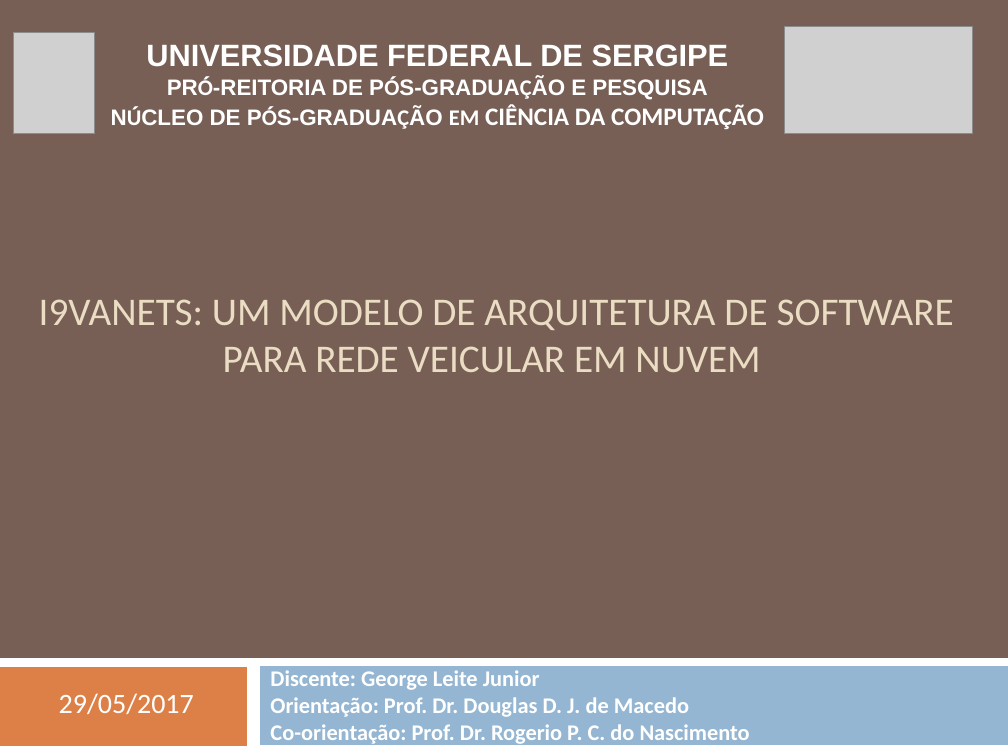
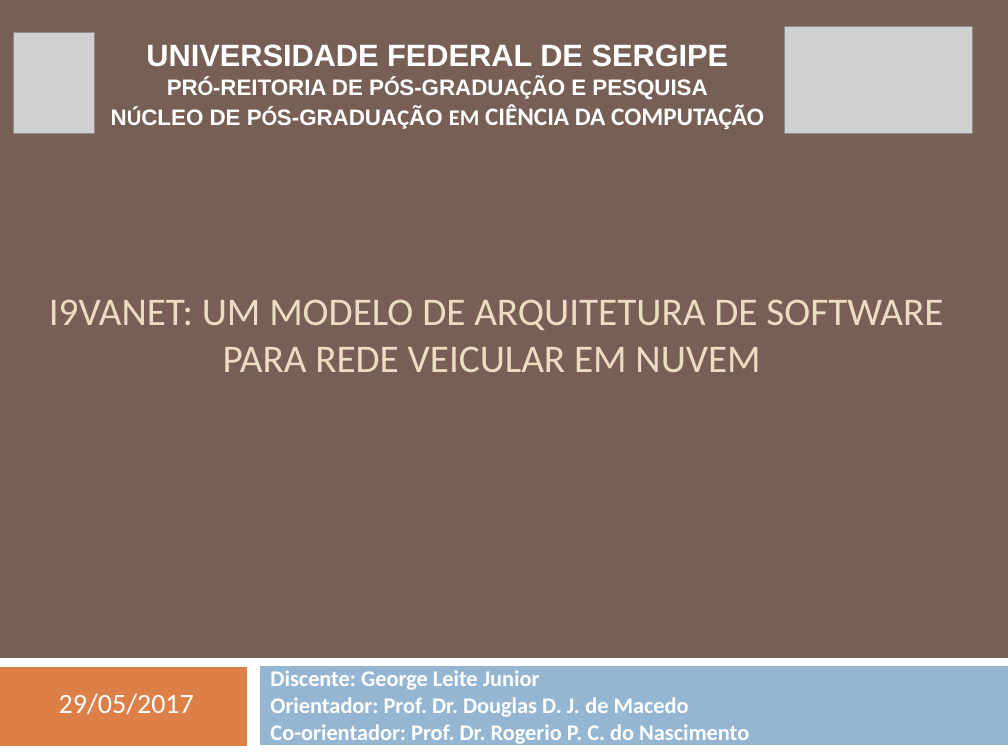
Before and after one commit to geoleite/Mestrado, a slide deck: slide 1 of Apresentacao/ApresentaçãoV1.pptx. Drawn at 1008x756 pixels with LibreOffice and Linux fonts; fonts in the diff are those of the drawing; grey boxes stand for pictures. Boxes give left, top, right and bottom in pixels: in the first picture for what was removed or moved away, otherwise in the second. Text is boxed around its words. In the diff, an @@ line names an element or a change of style, - is before the commit and + after.

```diff
--- a/Apresentacao/ApresentaçãoV1.pptx
+++ b/Apresentacao/ApresentaçãoV1.pptx
@@ title at bbox=[49, 299, 943, 372]: text changed @@
-I9VANETS: UM MODELO DE ARQUITETURA DE SOFTWARE PARA REDE VEICULAR EM NUVEM
+I9VANET: UM MODELO DE ARQUITETURA DE SOFTWARE PARA REDE VEICULAR EM NUVEM
@@ subtitle at bbox=[270, 697, 749, 746]: text changed @@
-Orientação: Prof. Dr. Douglas D. J. de Macedo
-Co-orientação: Prof. Dr. Rogerio P. C. do Nascimento
+Orientador: Prof. Dr. Douglas D. J. de Macedo
+Co-orientador: Prof. Dr. Rogerio P. C. do Nascimento
```
Also in this commit, not shown: 8 other slides changed, 4 slides added, 1 slide removed, 18 other files.
